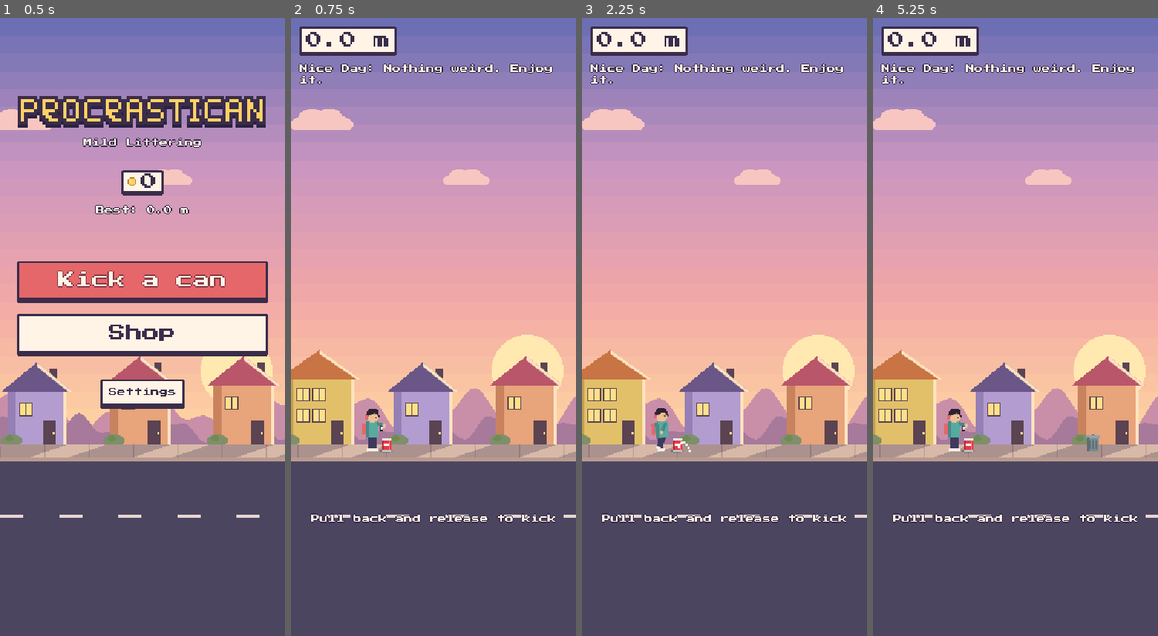
Above: before the commit, frames 1-4 (left to right).
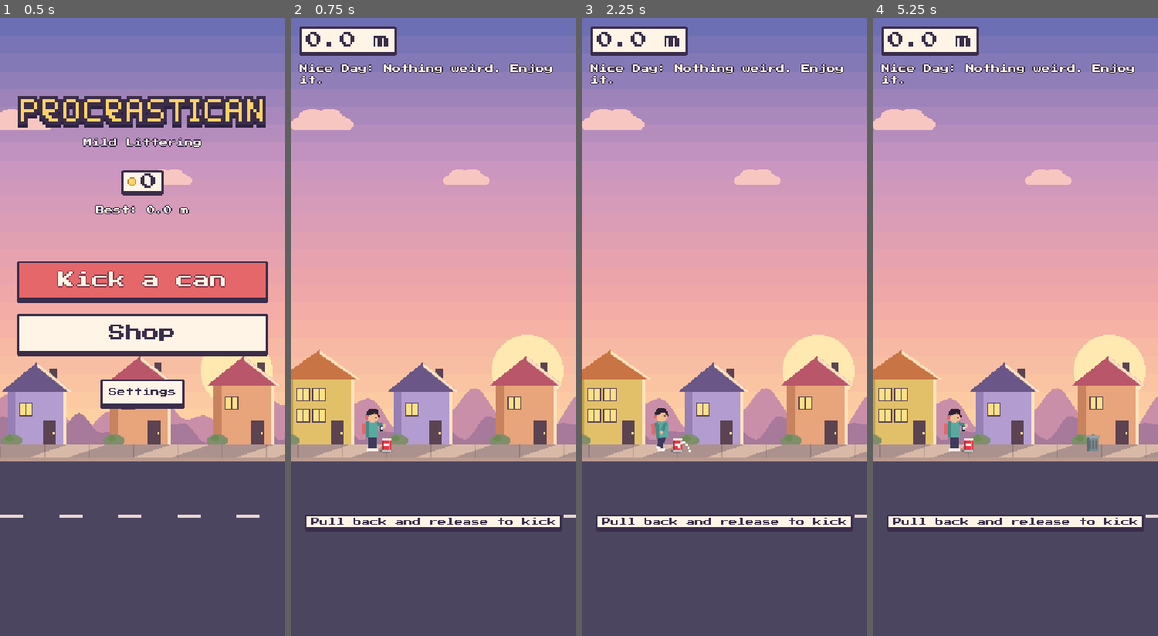
Above: after the commit, the same moments.

Repository: mwharris13/procrastican
Game: Godot game, scene res://scenes/main.tscn
The game is run twice, just before and just after one commit, with the same random seed, the same clock (stepped at 60 frames per second) and the same inputs.
Inputs (mouse positions are in pixels of both pictures, inside the frame that each line leads up to):
- Up to frame 1 (0.5 s): no input
- Up to frame 2 (0.75 s): click "Kick a can" at 0.5 s
- Up to frame 3 (2.25 s): tap Enter at 1.25 s; move the mouse to (787, 296) at 1.27 s; hold Shift 1.28-2 s; click (787, 296) at 1.42 s; tap Space at 2 s; drag from (667, 357) to (710, 450) at 2.02 s
- Up to frame 4 (5.25 s): move the mouse to (1044, 191) at 2.77 s; tap Ctrl at 2.85 s; click (1044, 191) at 2.92 s; drag from (1001, 450) to (930, 234) at 3.52 s; move the mouse to (1101, 419) at 4.27 s; tap Alt at 4.35 s; click (1101, 419) at 4.42 s; click "Kick again" at 5 s

Frame 1 is identical in both runs. In frame 2, 1.2% of the frame differs, in the area x 5-95%, y 80-83%; in frame 3, 1.2%; in frame 4, 1.2%.

Commit message:
Put the run hint on a chip so lane dashes do not strike it

Diff:
--- a/scripts/ui/hud.gd
+++ b/scripts/ui/hud.gd
@@ -8,6 +8,7 @@
 var info_label: Label
 var message_label: Label
 var _combo_chip: Chip
+var _message_chip: Chip
 
 
 func _ready() -> void:
@@ -34,7 +35,12 @@
 	top.add_child(_combo_chip)
 	combo_label = _combo_chip.label
 	info_label = _label(Rect2(8, 44, 254, 24), HORIZONTAL_ALIGNMENT_LEFT)
-	message_label = _label(Rect2(10, 470, 250, 40), HORIZONTAL_ALIGNMENT_CENTER)
+	_message_chip = Chip.new(false, UiTheme.SMALL)
+	_message_chip.visible = false
+	_message_chip.position = Vector2(135, 470)
+	_message_chip.resized.connect(func(): _message_chip.position.x = (270 - _message_chip.size.x) / 2.0)
+	root.add_child(_message_chip)
+	message_label = _message_chip.label
 
 
 func _label(r: Rect2, align: HorizontalAlignment) -> Label:
@@ -60,6 +66,8 @@
 
 func show_message(t: String) -> void:
 	message_label.text = t
+	_message_chip.visible = t != ""
+	_message_chip.reset_size()
 
 
 func show_info(t: String) -> void:
